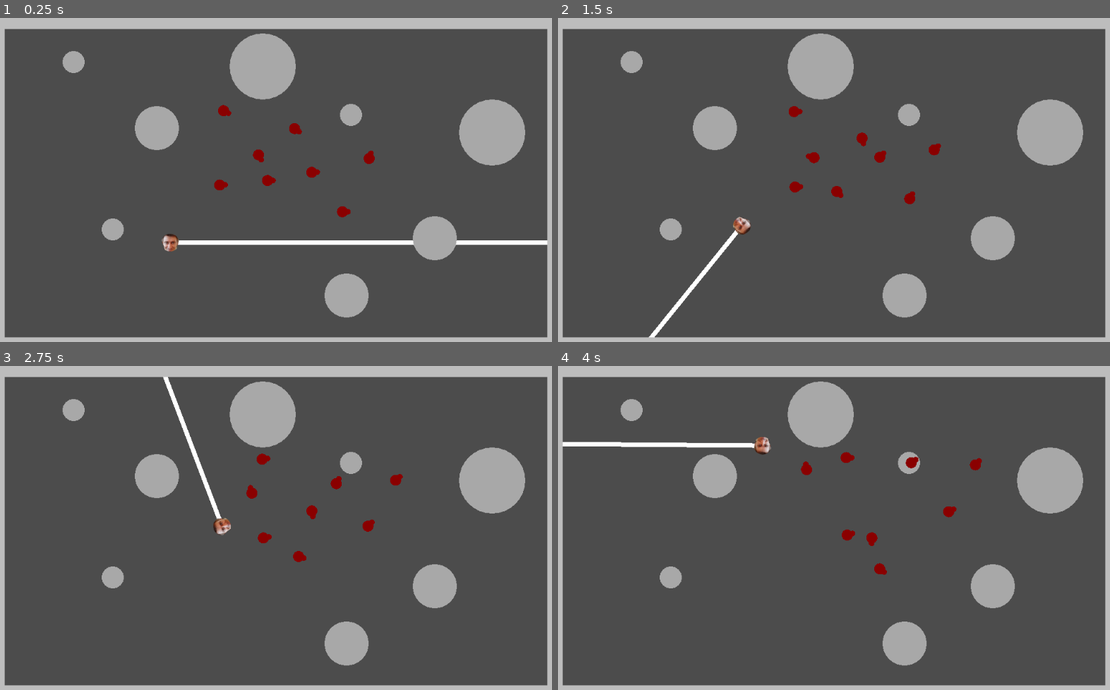
Above: before the commit, frames 1-4 (two rows, left to right).
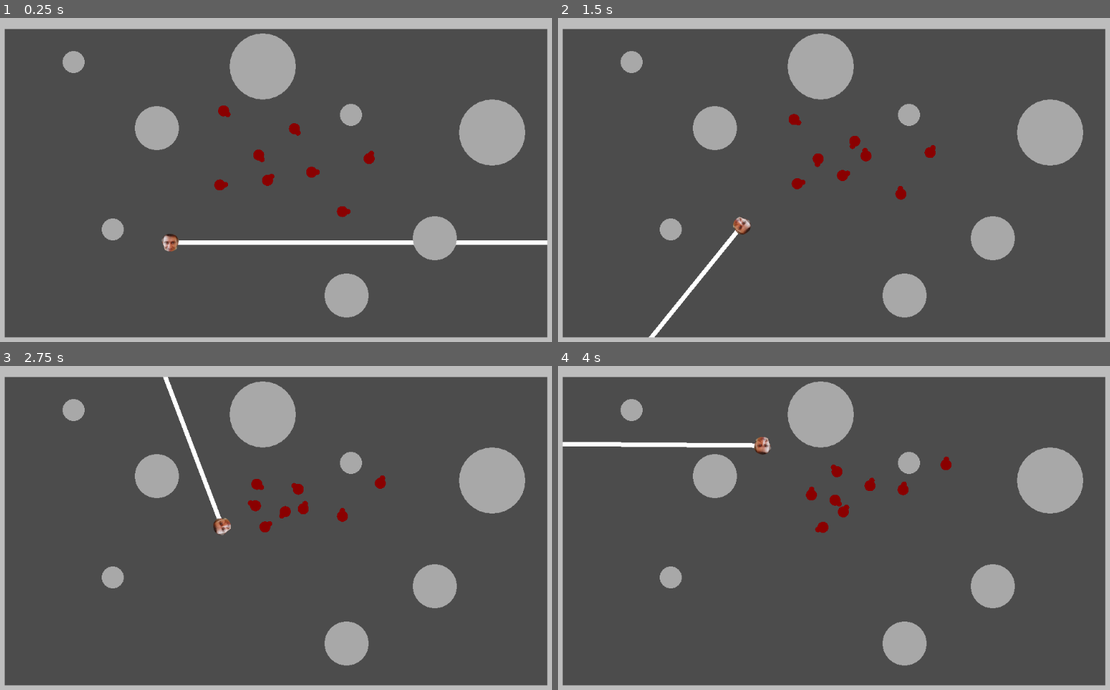
Above: after the commit, the same moments.

Repository: Nabiz/ZombieGameAI
Game: Godot game, scene res://Main.tscn
The game is run twice, just before and just after one commit, with the same random seed, the same clock (stepped at 60 frames per second) and the same inputs.
Inputs:
- Up to frame 1 (0.25 s): no input
- Up to frame 2 (1.5 s): hold Right (ui_right) 0.53-1.28 s; hold Down (ui_down) from 1.28 s (still down)
- Up to frame 3 (2.75 s): release Down (ui_down) at 2.03 s; hold Right (ui_right) from 2.03 s (still down)
- Up to frame 4 (4 s): release Right (ui_right) at 2.78 s; hold Up (ui_up) 2.78-3.53 s; hold Left (ui_left) from 3.53 s (still down)

The runs differ from the first frame. In frame 1, less than 0.1% of the frame differs, in the area x 38-68%, y 26-62%; in frame 2, 0.8%; in frame 3, 1.0%; in frame 4, 1.0%, in the area x 43-77%, y 26-65%.

Commit message:
cohesion

Diff:
--- a/ZombieGame/SteeringBehaviors.gd
+++ b/ZombieGame/SteeringBehaviors.gd
@@ -27,8 +27,9 @@
 	#var wa = wall_avoidance(all_walls)
 #	return wander() + 2*wa + 2*obstacle_avoidance(all_obstacles)
 	#var player = zombie.get_parent().get_node("Player")
-	zombie.tag_neighbors(500)
-	return wander() #+ 100 * aligment()#hide(Utils.player, all_obstacles)
+	zombie.tag_neighbors(100)
+	#return wander() #+ 100 * aligment()#hide(Utils.player, all_obstacles)
+	return wander() + 0.25*cohesion() + 5*separation() + 2*aligment()
 
 #SEEK
 func seek(target_position: Vector2) -> Vector2:
@@ -181,7 +182,7 @@
 
 ## STERING BEHAVIORS
 #SEPARATION
-func separation():
+func separation() -> Vector2:
 	var steering_force: Vector2 = Vector2.ZERO
 	for neighbor in Utils.zombies:
 		if neighbor != zombie and neighbor.tagged:
@@ -189,7 +190,7 @@
 			steering_force += to_agent.normalized() / to_agent.length()
 	return steering_force
 #ALIGNMENT
-func aligment():
+func aligment() -> Vector2:
 	var average_heading: Vector2 = Vector2.ZERO
 	var neighbor_count: int = 0
 	for neighbor in Utils.zombies:
@@ -200,3 +201,16 @@
 		average_heading /= neighbor_count
 		average_heading -= zombie.heading
 	return average_heading
+#COHESION
+func cohesion() -> Vector2:
+	var center_of_mass: Vector2 = Vector2.ZERO
+	var steering_force: Vector2 = Vector2.ZERO
+	var neighbor_count: int = 0
+	for neighbor in Utils.zombies:
+		if neighbor != zombie and neighbor.tagged:
+			center_of_mass += neighbor.position
+			neighbor_count += 1
+	if neighbor_count > 0:
+		center_of_mass /= neighbor_count
+		steering_force = seek(center_of_mass)
+	return steering_force
